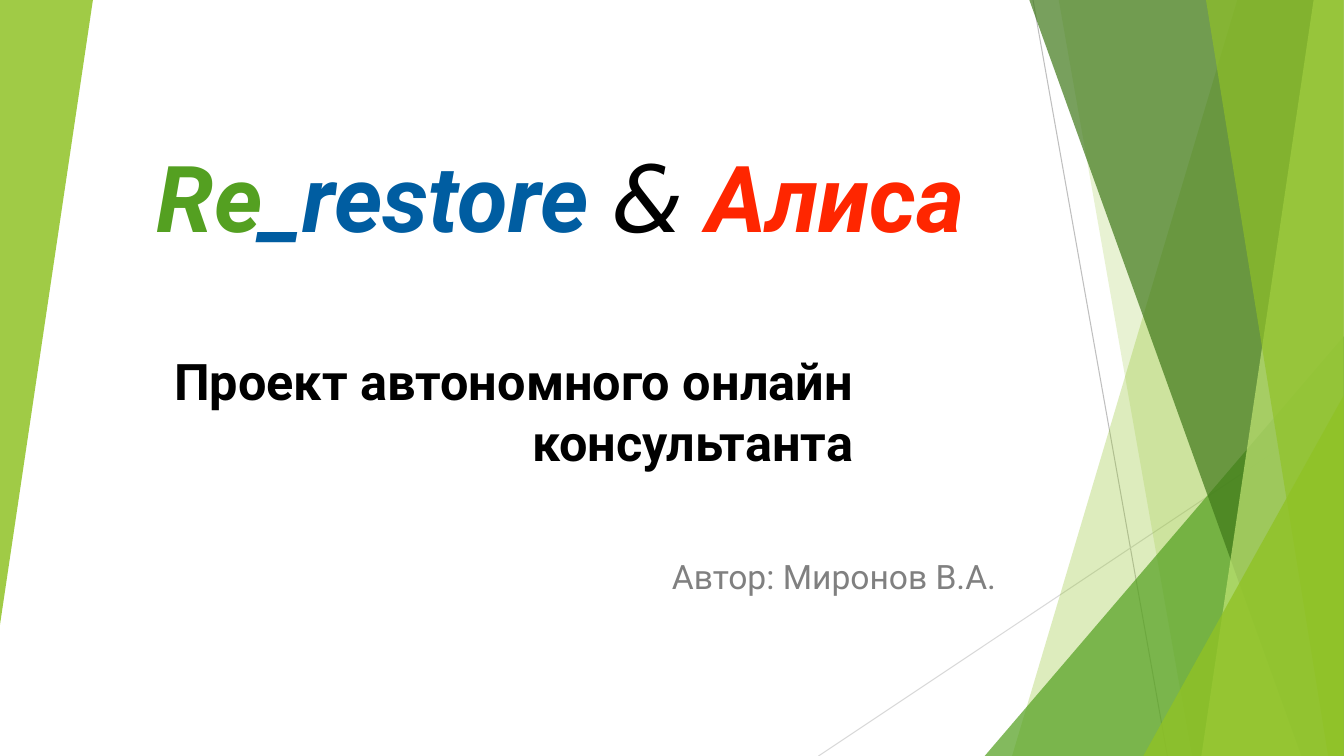
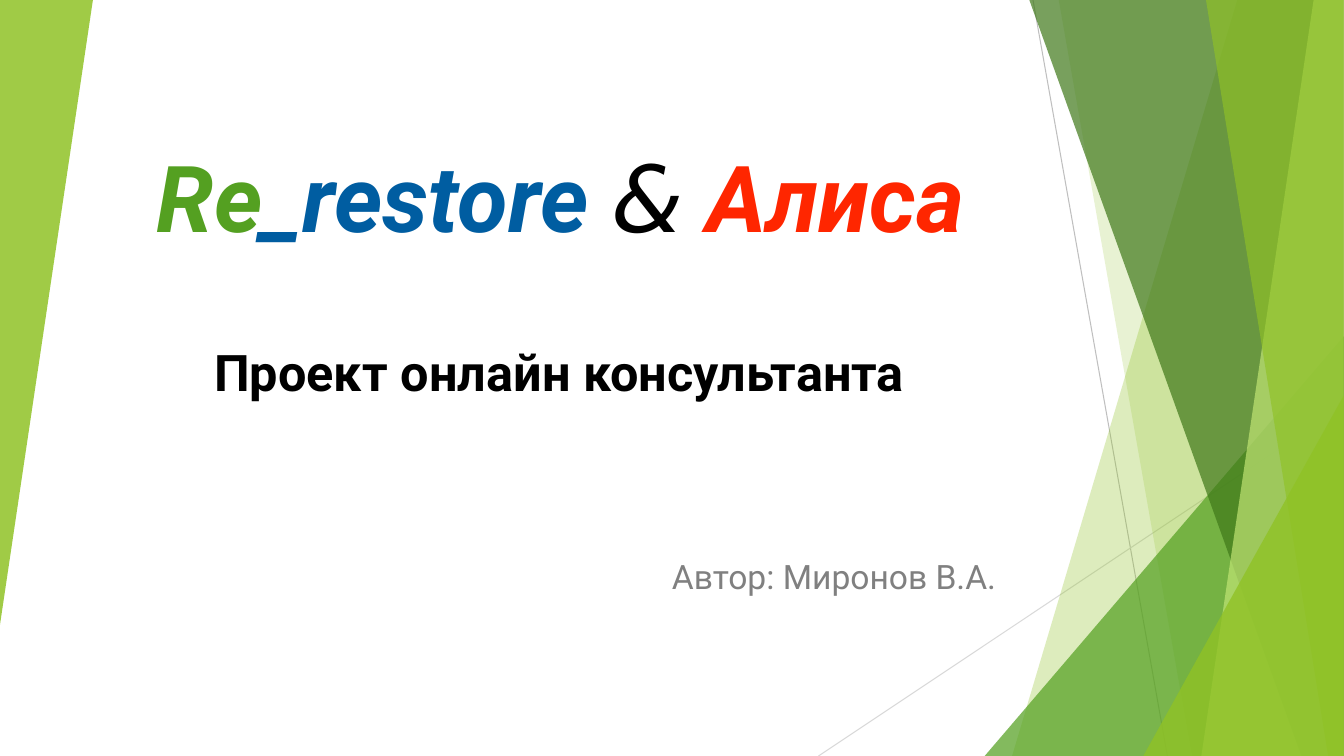
Before and after one commit to vlad120/Re_restore-Alice, a slide deck: slide 1 of Documents/API project presentation.pptx. Drawn at 1344x756 pixels with LibreOffice and Linux fonts; fonts in the diff are those of the drawing. Boxes give left, top, right and bottom in pixels: in the first picture for what was removed or moved away, otherwise in the second. Text is boxed around its words. In the diff, an @@ line names an element or a change of style, - is before the commit and + after.

```diff
--- a/Documents/API project presentation.pptx
+++ b/Documents/API project presentation.pptx
@@ title at box(214, 353, 904, 402): text changed @@
-Проект автономного онлайн консультанта
+Проект онлайн консультанта
```
Also in this commit, not shown: 5 other slides changed, 2 slides added, 2 other files.
